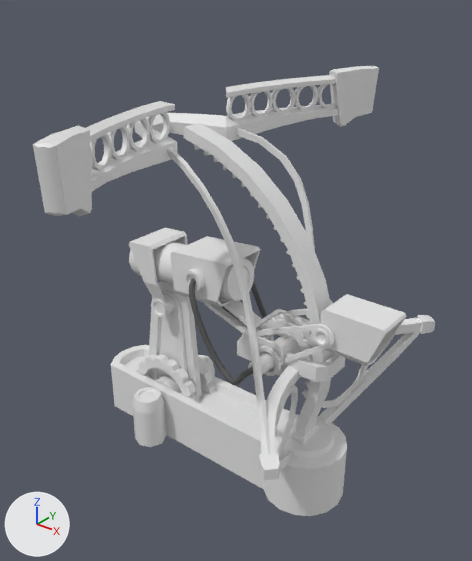
The glTF model maps/lyllian/summoner/summoner_model.glb, before and after one commit.
Rendered twice from a 50 mm camera at (2.15, -2.14, 2.11) aimed at (0.42, 0.02, 0.77). Every picture has the same lights, and +X, +Y and +Z are marked at lower left. The first picture is the older version. Where no turn or scale is listed for an object, it has been applied to the vertices. Vertices at exactly the same position are counted once.

The first picture shows 'Base', 'Brace', 'Casing.001', 'Casing.003', 'Circle', 'Circle.002', 'Circle.003', 'CogArc', 'Cube', 'Cylinder', 'FancyCurves', 'HydraulicBase' and 16 more.
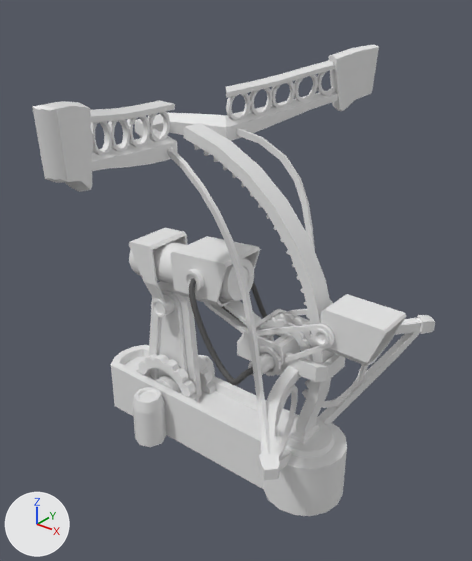
Commit message: Added detail to Summoner model

Where the change shows, as pixel boxes (x1, y1, x2, y2) in the pictures (472 x 561 px; the box of a moved part takes in the faces that stretch with it):
'Cube', reshaped
    before: (33, 66, 379, 216)
    after: (32, 44, 379, 192)
'Circle.002', reshaped (8% shorter)
    before: (91, 105, 339, 191)
    after: (92, 92, 338, 171)
'Cylinder', reshaped
    before: (90, 83, 337, 171)
    after: (91, 69, 336, 155)
'Circle.003', reshaped
    before: (86, 75, 336, 143)
    after: (90, 60, 335, 123)
part 1 of me_circle_002, moved or reshaped
    before: (238, 105, 339, 138)
    after: (238, 92, 338, 133)
part 2 of me_circle_002, moved or reshaped
    before: (91, 140, 164, 191)
    after: (92, 138, 164, 171)
part 3 of me_circle_004, moved or reshaped
    before: (239, 75, 336, 95)
    after: (239, 60, 335, 94)
part 4 of me_circle_004, moved or reshaped
    before: (86, 104, 161, 143)
    after: (90, 103, 161, 123)
part 5 of me_cylinder_010, moved or reshaped
    before: (229, 83, 337, 121)
    after: (229, 69, 336, 120)
part 6 of me_cylinder_010, moved or reshaped
    before: (90, 113, 170, 171)
    after: (91, 112, 170, 155)
part 7 of me_cube, moved or reshaped
    before: (329, 66, 379, 127)
    after: (328, 44, 379, 111)
part 8 of me_cube, moved or reshaped
    before: (33, 125, 92, 216)
    after: (32, 101, 92, 192)

Diff of the bpy script that builds the scene:
```diff
--- a/maps/lyllian/summoner/summoner_model.glb.py
+++ b/maps/lyllian/summoner/summoner_model.glb.py
@@ me_circle_002 @@
 # used by ob_circle_002; location = (2.0, 0.0, 1.433)
-me_circle_002.from_pydata(...)  # 100 vertices, 196 faces; spans x -2.07..-1.47, y -1.01..1.01, z -0.06..0.05
+me_circle_002.from_pydata(...)  # 100 vertices, 196 faces; spans x -2.07..-1.47, y -0.99..0.99, z -0.06..0.13
+# me_circle_002 part 1: all 20 vertices in x -1.76..-1.47, y 0.37..1.01, z -0.05..0.05 are multiplied about their middle by the matrix ((0.987, 0.002, -0.046), (-0.009, 0.979, -0.134), (0.046, 0.134, 0.978)), then moved by (0.0, -0.01, 0.05)
+# me_circle_002 part 2: all 20 vertices in x -1.76..-1.47, y -1.01..-0.37, z -0.05..0.05 are multiplied about their middle by the matrix ((0.987, -0.002, -0.046), (0.009, 0.979, 0.135), (0.045, -0.135, 0.978)), then moved by (0.0, 0.01, 0.05)
 me_circle_002.materials.append(mat_mat_brass)
@@ me_circle_004 @@
 # used by ob_circle_003; location = (2.0, 0.0, 1.586)
-me_circle_004.from_pydata(...)  # 56 vertices, 104 faces; spans x -1.79..-1.47, y -1.0..1.0, z -0.01..0.02
+me_circle_004.from_pydata(...)  # 56 vertices, 104 faces; spans x -1.79..-1.47, y -0.98..0.98, z -0.01..0.13
+# me_circle_004 part 3: all 20 vertices in x -1.76..-1.47, y 0.37..1.0, z -0.01..0.02 are multiplied about their middle by the matrix ((0.986, 0.002, -0.05), (-0.009, 0.978, -0.134), (0.049, 0.134, 0.977)), then moved by (0.0, -0.01, 0.05)
+# me_circle_004 part 4: all 20 vertices in x -1.76..-1.47, y -1.0..-0.37, z -0.01..0.02 are multiplied about their middle by the matrix ((0.986, -0.002, -0.048), (0.009, 0.978, 0.135), (0.047, -0.135, 0.977)), then moved by (0.0, 0.01, 0.05)
 me_circle_004.materials.append(mat_mat_brass)
@@ me_cylinder_010 @@
 # used by ob_cylinder; location = (2.263, 0.0, 1.518)
-me_cylinder_010.from_pydata(...)  # 570 vertices, 1152 faces; spans x -2.05..-1.75, y -0.98..0.98, z -0.07..0.07
+me_cylinder_010.from_pydata(...)  # 558 vertices, 1152 faces; spans x -2.05..-1.75, y -0.96..0.96, z -0.07..0.16
+# me_cylinder_010 part 5: 8 vertices moved within x -2.03..-1.94, y 0.32..0.58, z -0.03..0.06; 244 vertices removed from x -2.04..-1.75, y 0.21..0.98, z -0.07..0.07; 238 vertices added at x -2.04..-1.75, y 0.21..0.96, z -0.06..0.16
+# me_cylinder_010 part 6: 8 vertices moved within x -2.03..-1.94, y -0.58..-0.32, z -0.03..0.06; 244 vertices removed from x -2.04..-1.75, y -0.98..-0.21, z -0.07..0.07; 238 vertices added at x -2.04..-1.75, y -0.96..-0.21, z -0.06..0.16
 me_cylinder_010.materials.append(mat_mat_brass)
@@ me_cube @@
 # used by ob_cube; location = (0.472, 0.909, 1.52)
-me_cube.from_pydata(...)  # 60 vertices, 112 faces; spans x -0.09..0.09, y -1.94..0.12, z -0.17..0.13
+me_cube.from_pydata(...)  # 60 vertices, 112 faces; spans x -0.09..0.08, y -1.92..0.1, z -0.09..0.23
+# me_cube part 7: the loose piece of 30 vertices spanning x -0.09..0.09, y -0.13..0.12, z -0.17..0.13 is multiplied about its middle by the matrix ((0.991, -0.003, 0.0), (0.0, 0.975, 0.001), (-0.001, 0.15, 0.997)), then moved by (0.0, -0.01, 0.09)
+# me_cube part 8: the loose piece of 30 vertices spanning x -0.09..0.09, y -1.94..-1.69, z -0.17..0.13 is multiplied about its middle by the matrix ((0.991, 0.003, 0.0), (0.0, 0.975, -0.001), (-0.001, -0.15, 0.997)), then moved by (0.0, 0.01, 0.09)
 me_cube.materials.append(mat_mat_dark_brass)
```
